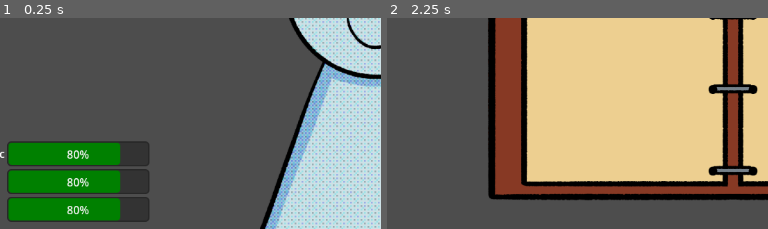
Above: before the commit, frames 1-2 (left to right).
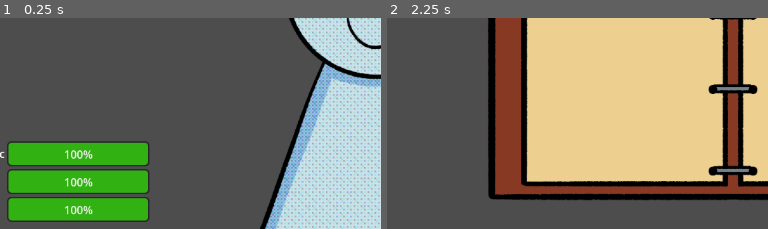
Above: after the commit, the same moments.

Repository: MLJoson/broncoHacksS25
Game: Godot game, scene res://Scenes/main.tscn
Two runs of this game, one before a commit and one after it. Both use one fixed random seed, a clock stepped at 60 frames per second and the inputs below. This scene is started directly instead of the project's main scene.
Inputs (mouse positions are % of the whole screen's width and height, from its top left):
- Up to frame 1 (0.25 s): no input
- Up to frame 2 (2.25 s): click (93, 81) at 0.5 s; click (27, 10) at 1.25 s; click (93, 81) at 2 s
The pictures show only the part of the screen within x 7-57%, y 49-99%; the shares and areas given below are measured in that part.

The runs differ from the first frame. In frame 1, 12% of the frame differs, in the area x 2-39%, y 59-97%; in frame 2, nothing differs.

Commit message:
put value placeholder

Diff:
--- a/broncohackss25/Scripts/bar.gd
+++ b/broncohackss25/Scripts/bar.gd
@@ -6,9 +6,8 @@
 
 #one start
 func _ready() -> void:
+	value = 100 #placeholder
 	update_bar()
-
-
 
 func update_bar():
 	if PlayerStatus == null:
Not shown: 1 places in broncohackss25/Scenes/journal.tscn that only renumber resources
Not shown: 1 places in broncohackss25/Scenes/main.tscn that only renumber resources
Not shown: 1 places in broncohackss25/Scenes/tasklist.tscn that only renumber resources
